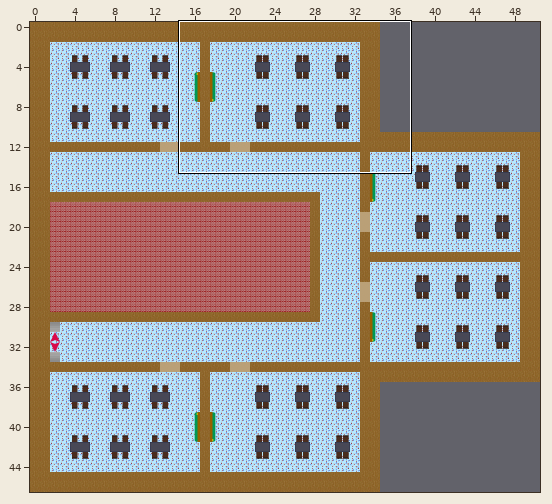
Tiled map: map/1st_floor.tmx. The first picture is a wide view before the edit; the outline marks the close-up.
Close-up. Before the commit:
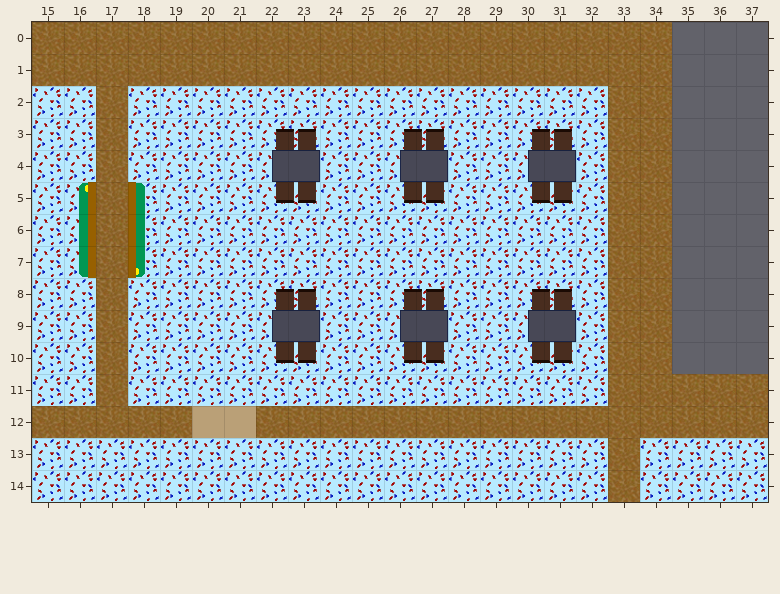
Cells are 32x32 px. Shown: x 15..37, y 0..14. The commit also changed other parts of the map, which this record leaves out. Tiles whose own drawing changed are shown in their newer look in all pictures.
Now the later version:
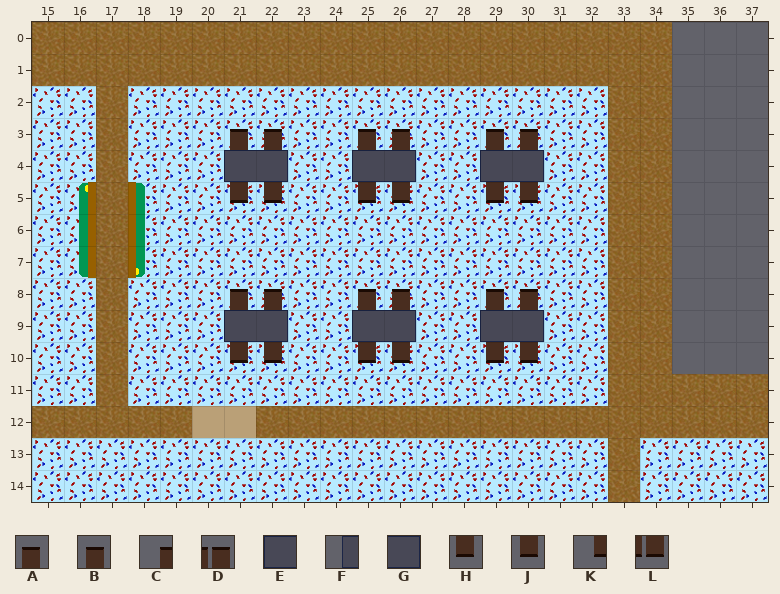
Key: from "objects_tiled_ready": A 0, B 1, C 2, D 3, E 14, F 16, G 17, H 28, J 29, K 30, L 31.
_ is an empty cell.
From old to new:
Layer "objects":
y 3: x 21..23 _CD -> AB_; x 25..27 _CD -> AB_; x 29..31 _CD -> AB_
y 4: x 21..23 _FG -> EG_; x 25..27 _FG -> EG_; x 29..31 _FG -> EG_
y 5: x 21..23 _KL -> HJ_; x 25..27 _KL -> HJ_; x 29..31 _KL -> HJ_
y 8: x 21..23 _CD -> AB_; x 25..27 _CD -> AB_; x 29..31 _CD -> AB_
y 9: x 21..23 _FG -> EG_; x 25..27 _FG -> EG_; x 29..31 _FG -> EG_
y 10: x 21..23 _KL -> HJ_; x 25..27 _KL -> HJ_; x 29..31 _KL -> HJ_
